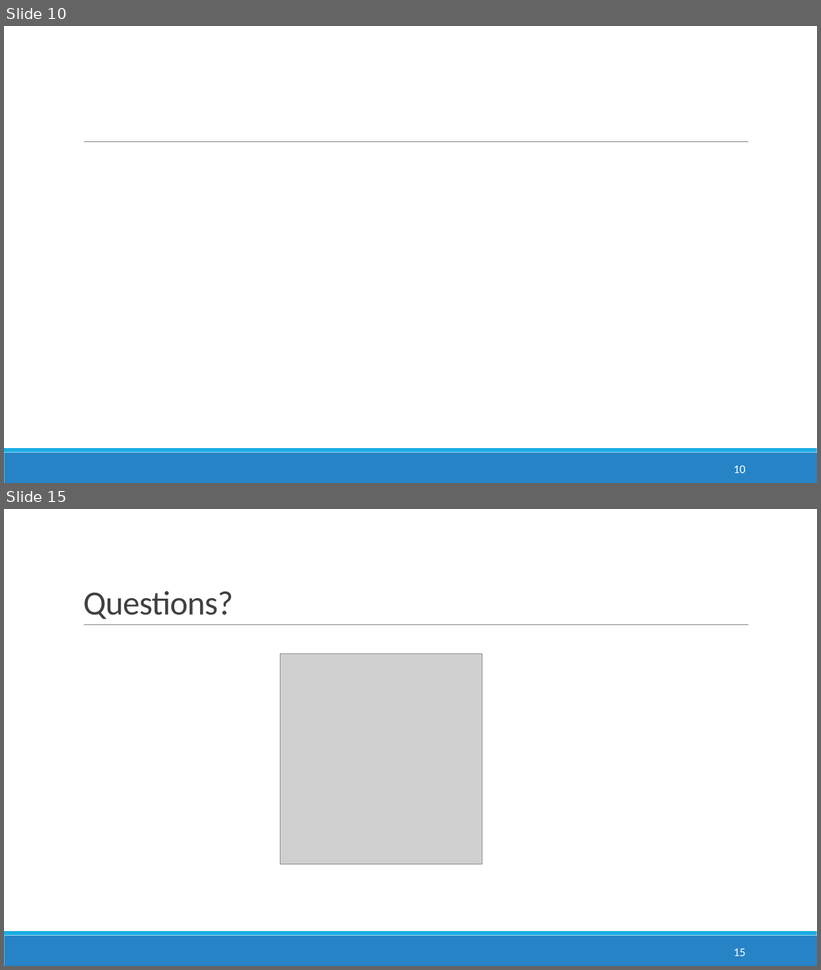
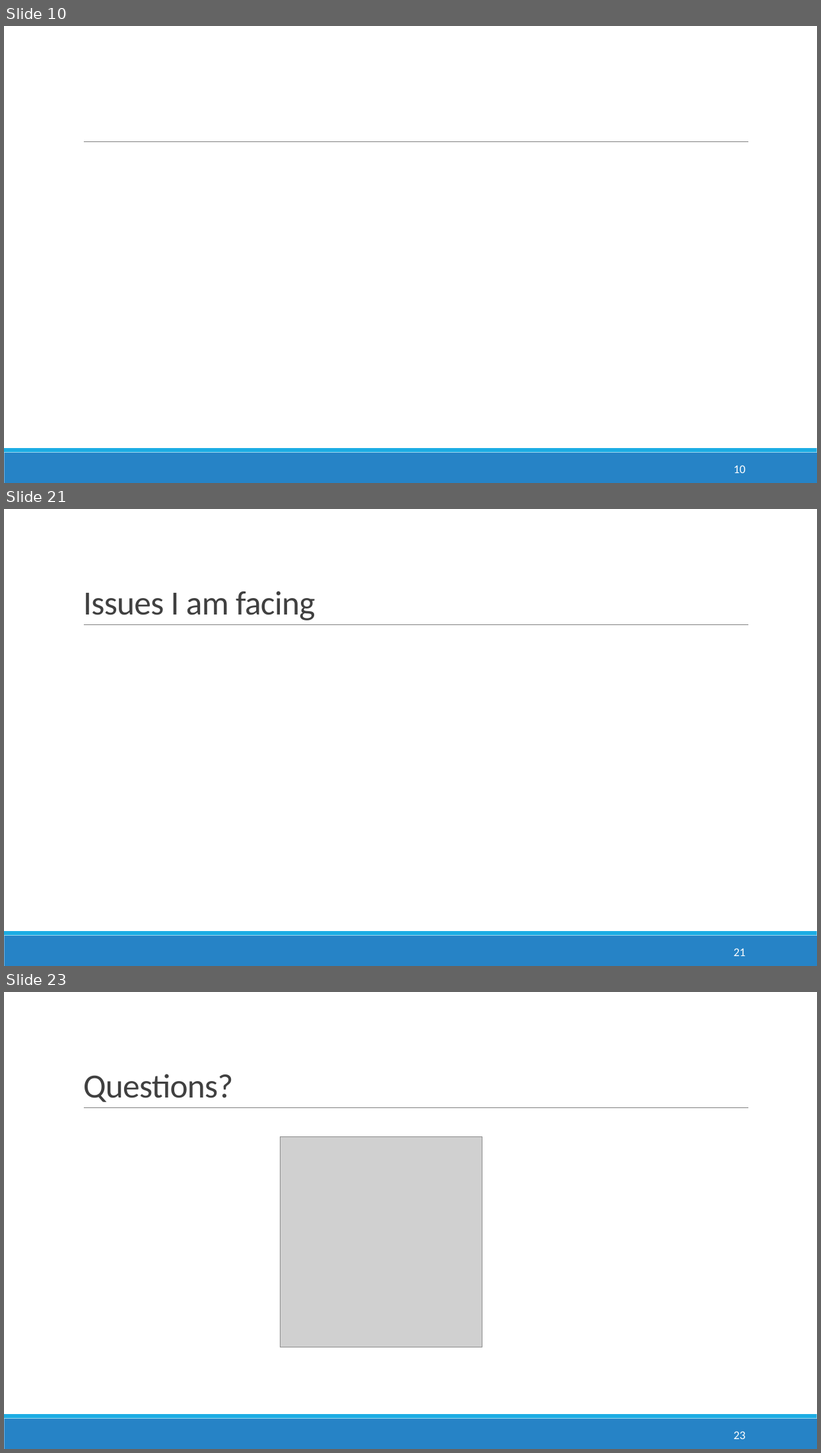
Before and after one commit to anirudhtomer/MScThesis, a slide deck: mid term presentation.pptx. Shown one above the other, each under a label of ours: slides 10 and 15 before the commit, slides 10, 21 and 23 after it; the slides between them are not shown. The pictures are 821x970 and 821x1453 pixels, drawn with LibreOffice and Linux fonts; fonts in the diff are those of the drawing; grey boxes stand for pictures; background and template pictures are left out. Boxes give left, top, right and bottom in pixels: in the first picture for what was removed or moved away, otherwise in the second. Text is boxed around its words. In the diff, an @@ line names an element or a change of style, - is before the commit and + after.

```diff
--- a/mid term presentation.pptx
+++ b/mid term presentation.pptx
@@ slide 21 added at bbox=[4, 509, 817, 966], background #FFFFFF; not listed: 3 template elements that a slide beside it also shows @@
@@ title added at bbox=[83, 591, 316, 621], 40 pt, text #404040 @@
+Issues I am facing
@@ page number added at bbox=[734, 949, 746, 956], 14 pt, text #FFFFFF @@
+21
@@ what was slide 15 is now slide 23 @@
@@ page number at bbox=[734, 1432, 746, 1439]: text changed @@
-15
+23
```
Also in this commit, not shown: 5 slides changed, 10 other slides added, 3 slides removed, 20 other files.
